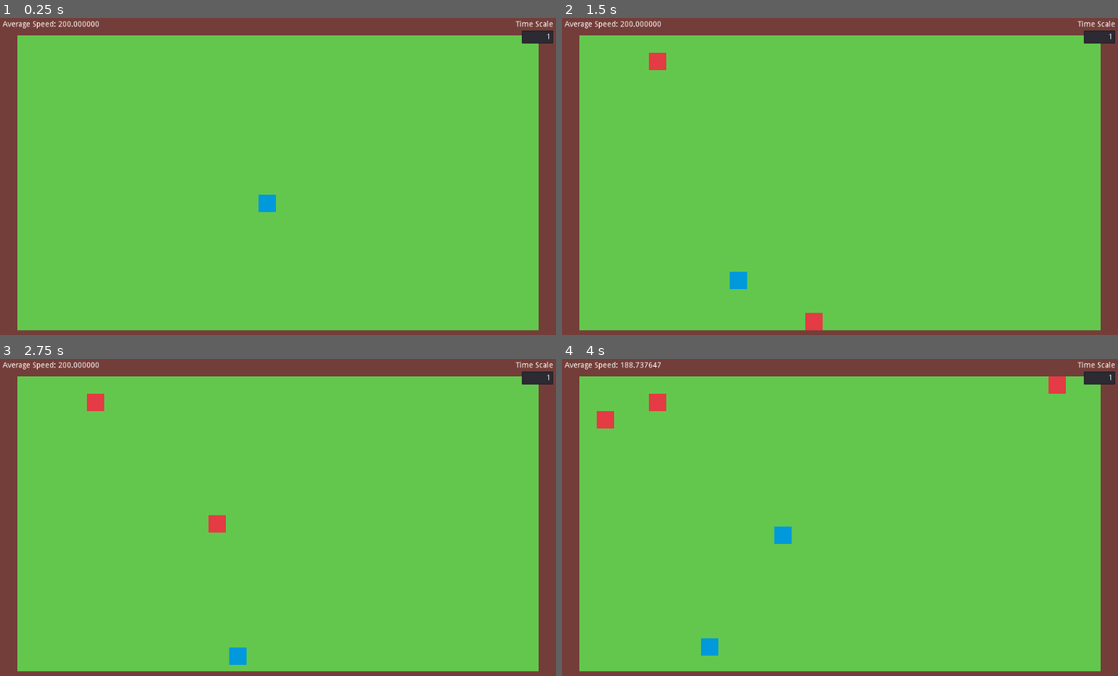
Above: before the commit, frames 1-4 (two rows, left to right).
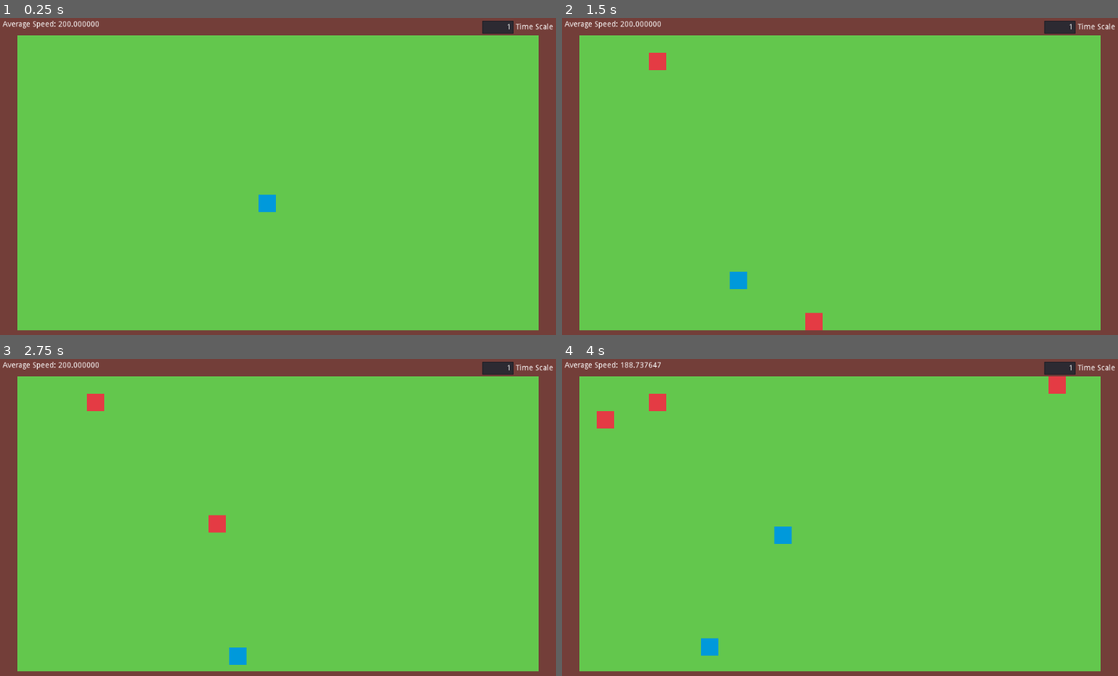
Above: after the commit, the same moments.

Repository: mariothedog/Natural-Selection
Game: Godot game, scene res://world/world.tscn
Two runs of this game, one before a commit and one after it. Both use one fixed random seed, a clock stepped at 60 frames per second and the inputs below.
Inputs:
- Up to frame 1 (0.25 s): no input
- Up to frame 2 (1.5 s): no input
- Up to frame 3 (2.75 s): no input
- Up to frame 4 (4 s): no input

The runs differ from the first frame. In frame 1, 0.6% of the frame differs, in the area x 86-100%, y 0-9%; in frame 2, 0.6%; in frame 3, 0.6%; in frame 4, 0.6%.

Commit message:
Make HUD more consistent

Diff:
--- a/src/ui/hud/hud.tscn
+++ b/src/ui/hud/hud.tscn
@@ -28,28 +28,31 @@
 size_flags_vertical = 0
 text = "Average Speed: 0"
 
-[node name="TimeScaleContainer" type="VBoxContainer" parent="MarginContainer"]
-margin_left = 5.0
+[node name="TimeScaleContainer" type="HBoxContainer" parent="MarginContainer"]
+margin_left = 888.0
 margin_top = 5.0
 margin_right = 1019.0
-margin_bottom = 595.0
-
-[node name="Label" type="Label" parent="MarginContainer/TimeScaleContainer"]
-margin_right = 1014.0
-margin_bottom = 14.0
-text = "Time Scale"
-align = 2
+margin_bottom = 29.0
+size_flags_horizontal = 8
+size_flags_vertical = 0
 
 [node name="TimeScale" type="LineEdit" parent="MarginContainer/TimeScaleContainer"]
-margin_left = 956.0
-margin_top = 18.0
-margin_right = 1014.0
-margin_bottom = 42.0
-size_flags_horizontal = 8
+margin_right = 58.0
+margin_bottom = 24.0
+size_flags_horizontal = 0
 size_flags_vertical = 0
 text = "1"
 align = 2
 expand_to_text_length = true
 script = ExtResource( 2 )
+
+[node name="Label" type="Label" parent="MarginContainer/TimeScaleContainer"]
+margin_left = 62.0
+margin_top = 5.0
+margin_right = 131.0
+margin_bottom = 19.0
+size_flags_horizontal = 0
+text = "Time Scale"
+align = 2
 [connection signal="text_changed" from="MarginContainer/TimeScaleContainer/TimeScale" to="MarginContainer/TimeScaleContainer/TimeScale" method="_on_TimeScale_text_changed"]
 [connection signal="time_scale_changed" from="MarginContainer/TimeScaleContainer/TimeScale" to="." method="_on_TimeScale_time_scale_changed"]
